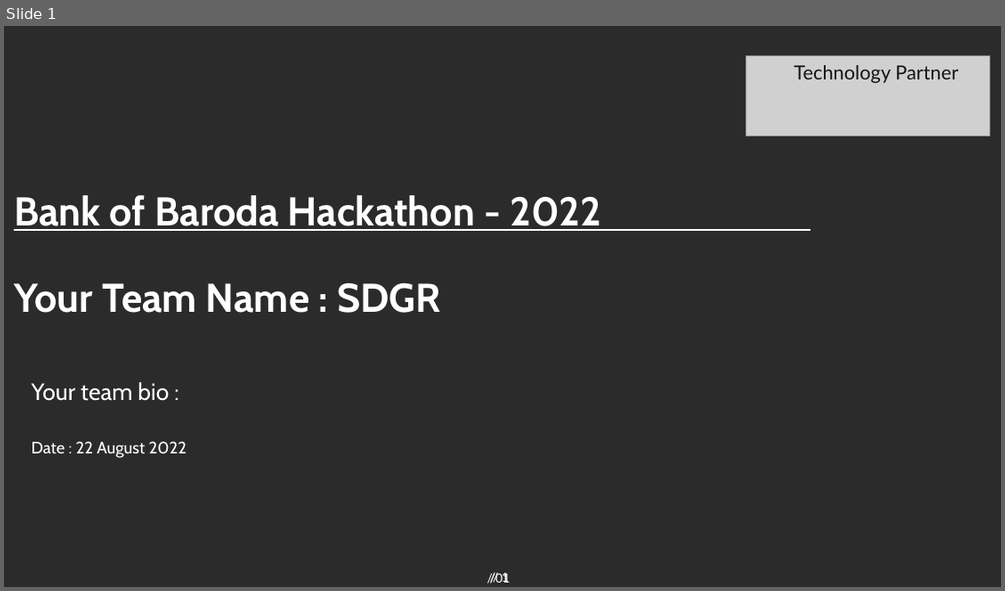
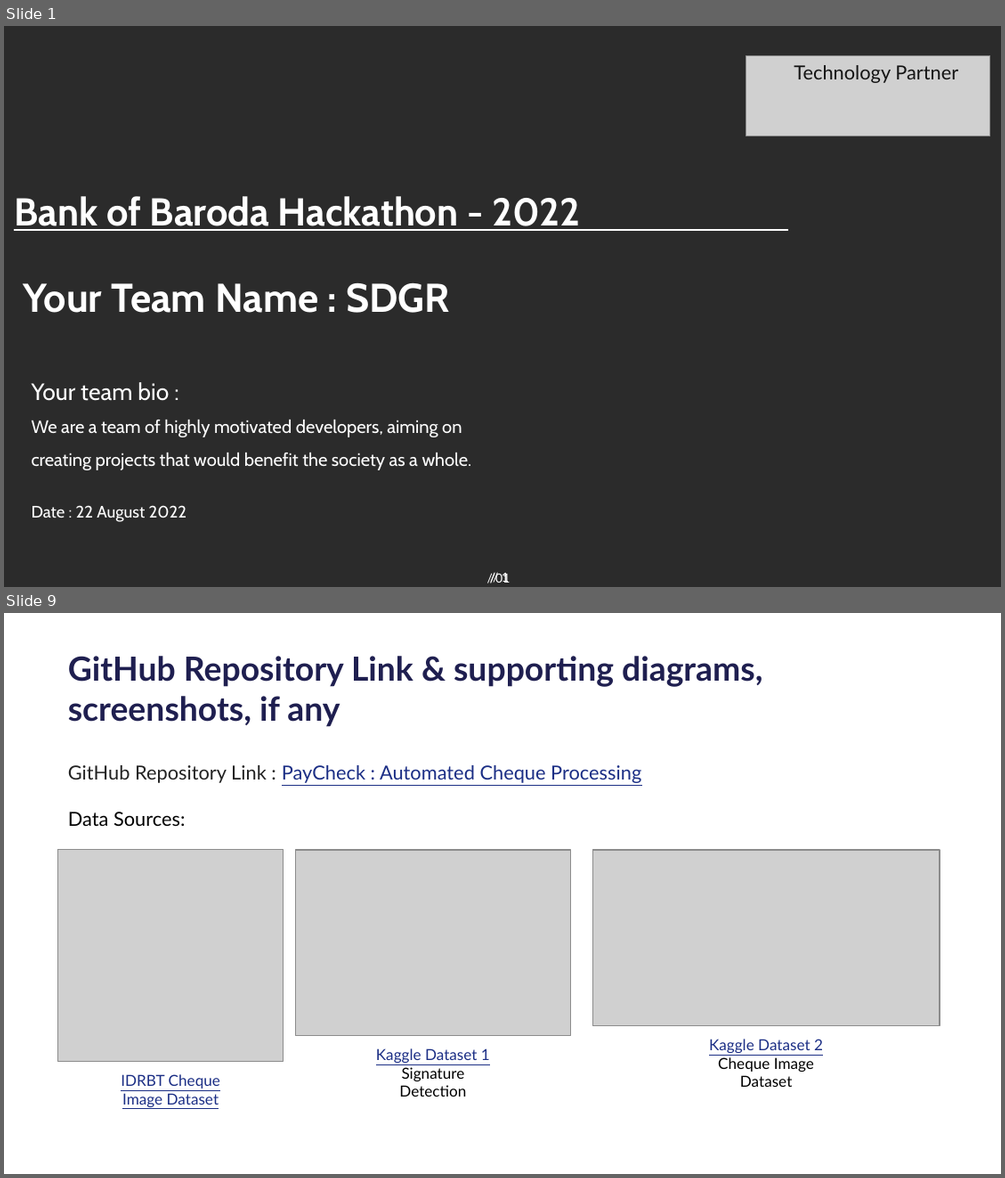
Before and after one commit to dikshabhambri/paycheck, a slide deck: idea/BOB_template.pptx. Shown one above the other, each under a label of ours: slide 1 before the commit, slides 1 and 9 after it; the slides between them are not shown. The pictures are 1005x591 and 1005x1178 pixels, drawn with LibreOffice and Linux fonts; fonts in the diff are those of the drawing; grey boxes stand for pictures; background and template pictures are left out; a plain dark background stands for a picture behind light text. Boxes give left, top, right and bottom in pixels: in the first picture for what was removed or moved away, otherwise in the second. Text is boxed around its words. In the diff, an @@ line names an element or a change of style, - is before the commit and + after.

```diff
--- a/idea/BOB_template.pptx
+++ b/idea/BOB_template.pptx
@@ slide 9 added at (x1=4, y1=613, x2=1001, y2=1174), background #FFFFFF; not listed: 2 template elements that a slide beside it also shows @@
@@ title added at (x1=68, y1=656, x2=762, y2=727), 24 pt, text #1F1F50, bold @@
+GitHub Repository Link & supporting diagrams, screenshots, if any
@@ text added at (x1=68, y1=765, x2=641, y2=826), 14 pt, text #1B2E85, underline @@
+GitHub Repository Link : PayCheck : Automated Cheque Processing
+Data Sources:
@@ picture added at (x1=57, y1=849, x2=283, y2=1061) @@
@@ picture added at (x1=296, y1=849, x2=571, y2=1035) @@
@@ picture added at (x1=592, y1=849, x2=939, y2=1025) @@
@@ text added at (x1=709, y1=1038, x2=823, y2=1086), 11 pt, text #000000 @@
+Kaggle Dataset 2 Cheque Image Dataset
@@ text added at (x1=376, y1=1048, x2=490, y2=1096), 11 pt, text #000000 @@
+Kaggle Dataset 1 Signature Detection
@@ text added at (x1=121, y1=1074, x2=220, y2=1107), 11 pt, text #1B2E85, underline @@
+IDRBT Cheque Image Dataset
@@ slide 1 changed as well @@
@@ title "Bank of Baroda Hackathon - ..." at (x1=14, y1=196, x2=581, y2=231): size 29 to 28 pt @@
@@ text "Your Team Name : SDGR" moved from (x1=14, y1=283, x2=441, y2=313) to (x1=23, y1=283, x2=450, y2=313) @@
@@ text at (x1=32, y1=419, x2=472, y2=470): paragraph added @@
+We are a team of highly motivated developers, aiming on creating projects that would benefit the society as a whole.
```
Also in this commit, not shown: 1 other slide changed, 7 other slides added, 7 slides removed, 1 other file.
